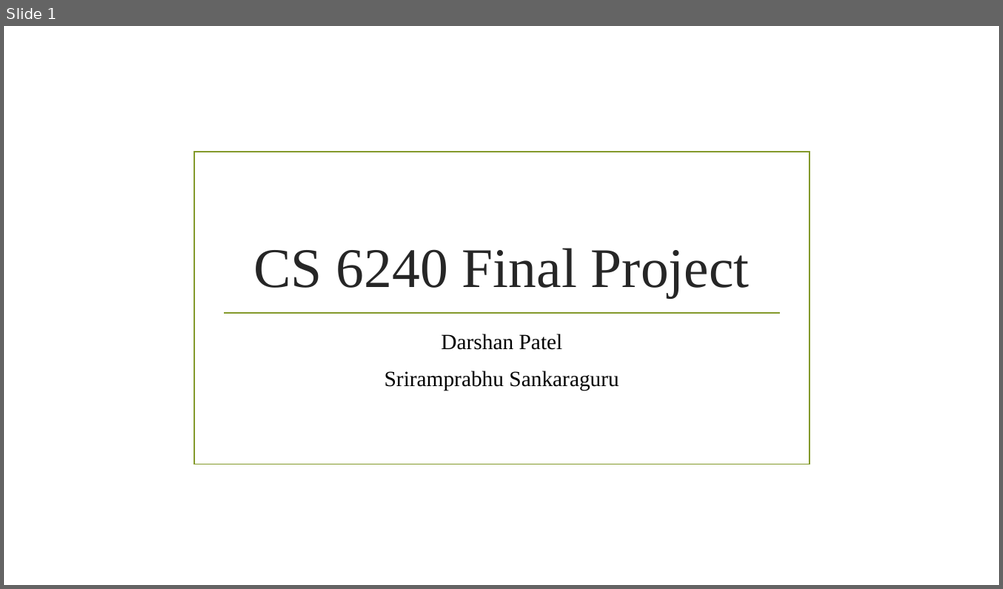
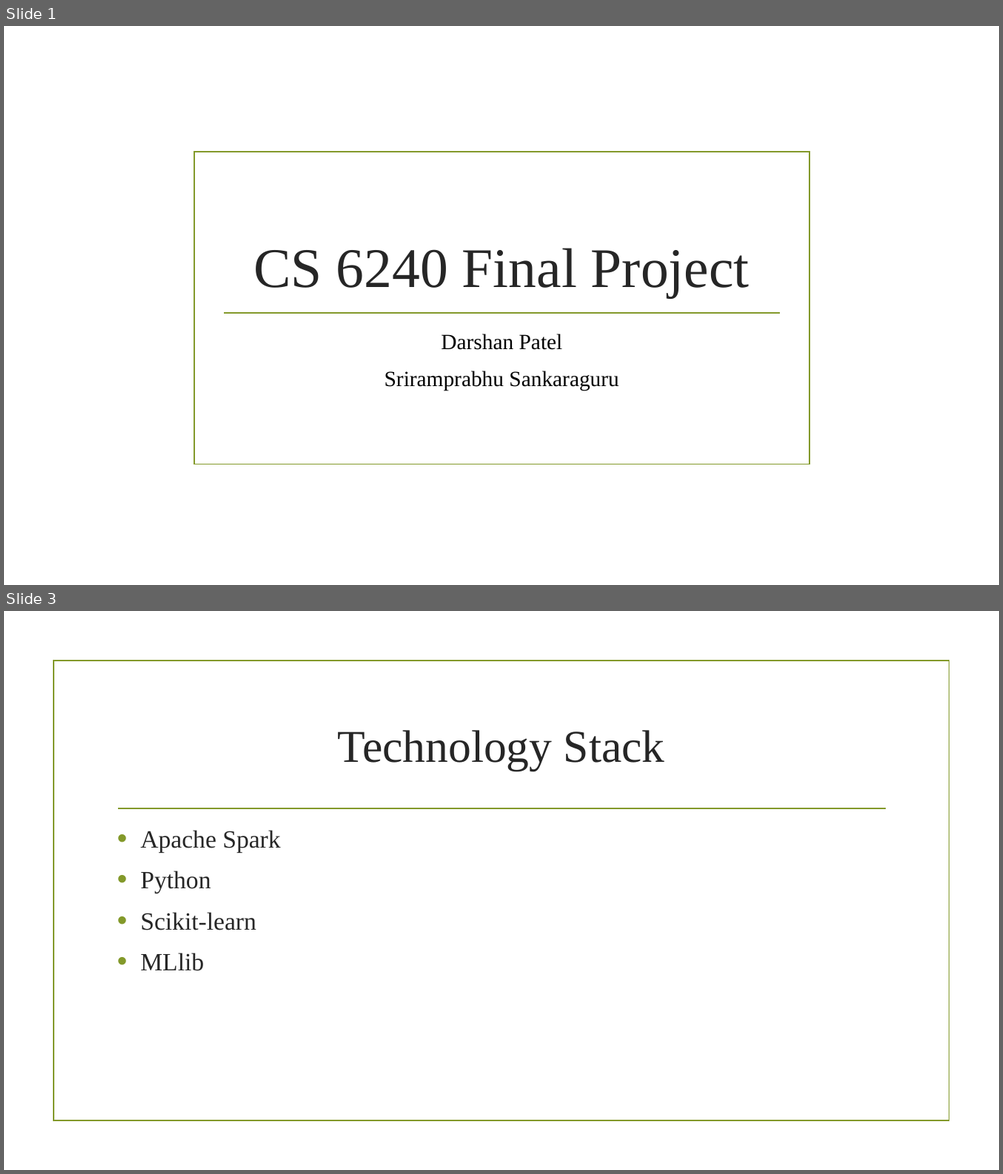
Before and after one commit to darshandpatel/eBird, a slide deck: PatelSankaraguru.pptx. Shown one above the other, each under a label of ours: slide 1 before the commit, slides 1 and 3 after it; the slides between them are not shown. The pictures are 1003x589 and 1003x1174 pixels, drawn with LibreOffice and Linux fonts; fonts in the diff are those of the drawing; background and template pictures are left out. Boxes give left, top, right and bottom in pixels: in the first picture for what was removed or moved away, otherwise in the second. Text is boxed around its words. In the diff, an @@ line names an element or a change of style, - is before the commit and + after.

```diff
--- a/PatelSankaraguru.pptx
+++ b/PatelSankaraguru.pptx
@@ slide 3 added at bbox=[4, 611, 999, 1170], background picture (left out) @@
@@ rectangle added at bbox=[54, 661, 948, 1122], outline #83992A 1.25 pt @@
@@ title added at bbox=[338, 730, 665, 771], 44 pt, text #262626 @@
+Technology Stack
@@ line added from (118, 809) to (885, 809), #83992A 1.25 pt @@
@@ text added at bbox=[140, 830, 280, 971], 24 pt, text #262626 @@
+• Apache Spark
+• Python
+• Scikit-learn
+• MLlib
```
Also in this commit, not shown: 8 slides changed, 9 other slides added, 4 slides removed, 5 other files.
